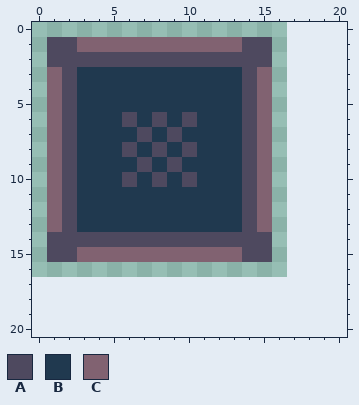
File history of a pixel-art sprite, assets/img/inv_slot.png. The picture above was drawn from the file before the commit.
The file is 17x17 pixels. The old version is drawn lined up with the new one, on the new canvas.
Palette (. is transparent): A #4e495f  B #20394f  C #816271
Pixels before, first column x 1:
 1 AACCCCCCCCCCCAA
 2 AAAAAAAAAAAAAAA
 3 CABBBBBBBBBBBAC
 4 CABBBBBBBBBBBAC
 5 CABBBBBBBBBBBAC
 6 CABBBABABABBBAC
 7 CABBBBABABBBBAC
 8 CABBBABABABBBAC
 9 CABBBBABABBBBAC
10 CABBBABABABBBAC
11 CABBBBBBBBBBBAC
12 CABBBBBBBBBBBAC
13 CABBBBBBBBBBBAC
14 AAAAAAAAAAAAAAA
15 AACCCCCCCCCCCAA
After:
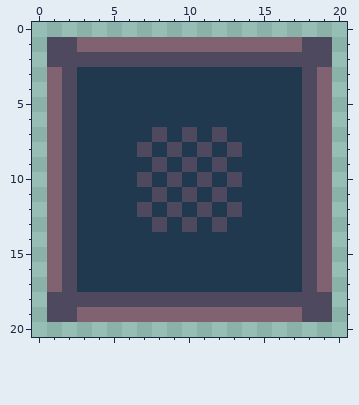
Edits made:
canvas 17x17 -> 21x21
y 1: x 14..19 AA.... -> CCCCAA
y 2: x 16..19 .... -> AAAA
y 3..5: x 14..19 AC.... -> BBBBAC
y 6: x 6 A -> B; x 8 A -> B; x 10 A -> B; x 14..19 AC.... -> BBBBAC
y 7: x 7..10 ABAB -> BABA; x 12 B -> A; x 14..19 AC.... -> BBBBAC
y 8: x 6..11 ABABAB -> BABABA; x 13..19 BAC.... -> ABBBBAC
y 9: x 7..10 ABAB -> BABA; x 12 B -> A; x 14..19 AC.... -> BBBBAC
y 10: x 6..11 ABABAB -> BABABA; x 13..19 BAC.... -> ABBBBAC
y 11: x 8 B -> A; x 10 B -> A; x 12 B -> A; x 14..19 AC.... -> BBBBAC
y 12: x 7 B -> A; x 9 B -> A; x 11 B -> A; x 13..19 BAC.... -> ABBBBAC
y 13: x 8 B -> A; x 10 B -> A; x 12 B -> A; x 14..19 AC.... -> BBBBAC
y 14: x 1 A -> C; x 3..19 AAAAAAAAAAAAA.... -> BBBBBBBBBBBBBBBAC
y 15: x 1 A -> C; x 3..19 CCCCCCCCCCCAA.... -> BBBBBBBBBBBBBBBAC
y 16..17: x 1..19 ................... -> CABBBBBBBBBBBBBBBAC
y 18: x 1..19 ................... -> AAAAAAAAAAAAAAAAAAA
y 19: x 1..19 ................... -> AACCCCCCCCCCCCCCCAA
Boxes around the changes in both pictures, in picture pixels (x1, y1, x2, y2):
changed: (47, 37, 332, 322)
